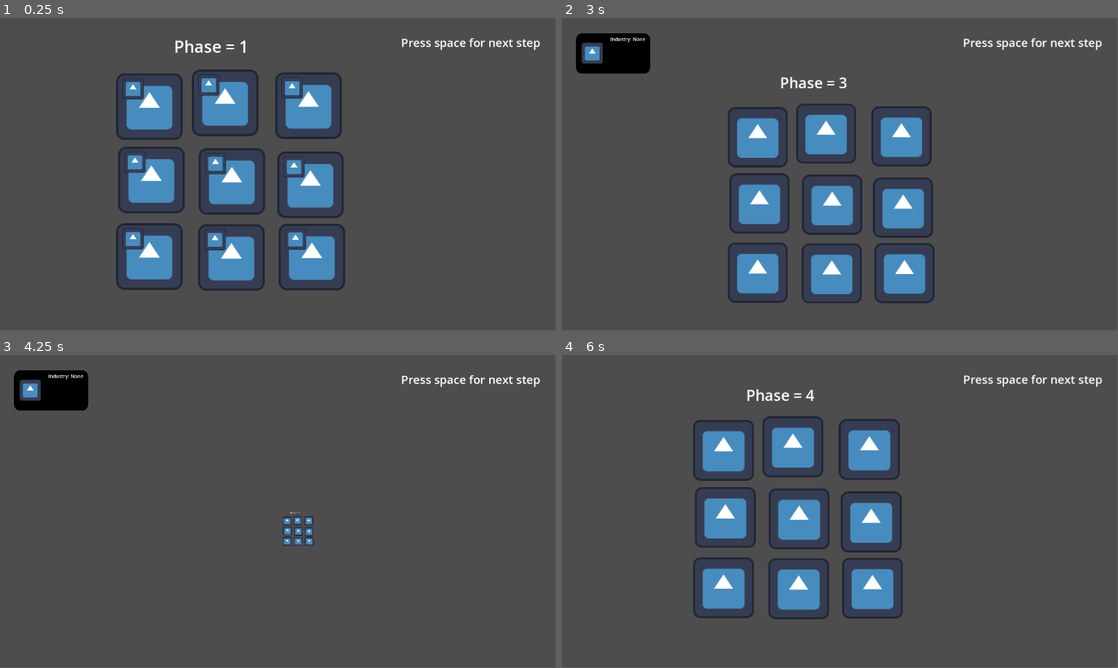
Above: before the commit, frames 1-4 (two rows, left to right).
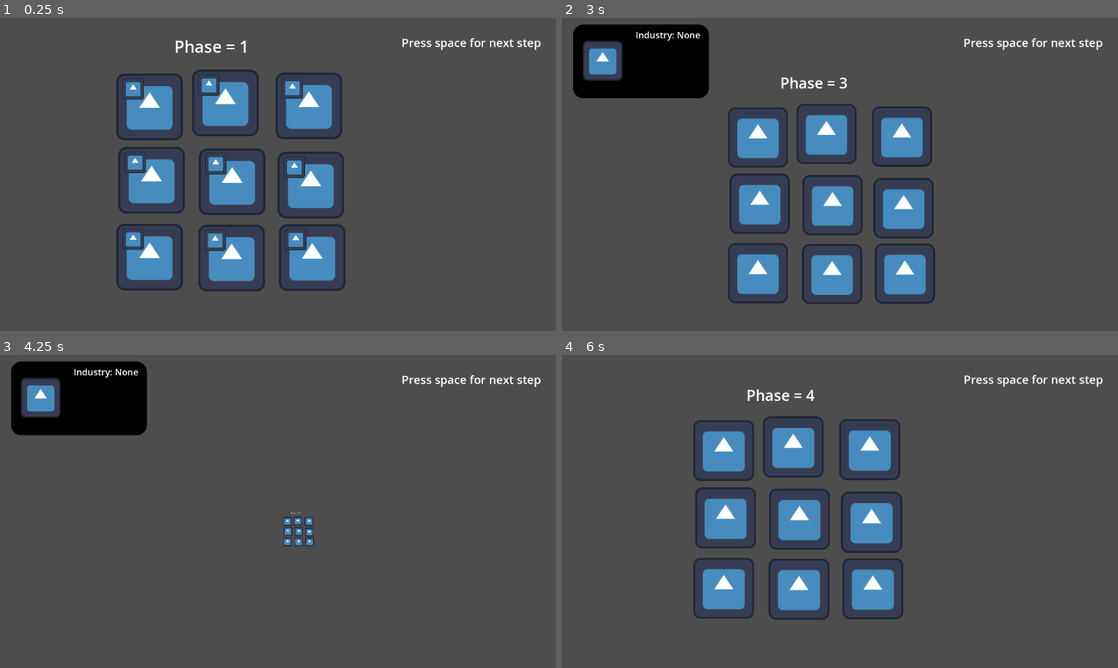
Above: after the commit, the same moments.

Repository: mccoogp/WeatherInc
Game: Godot game, scene res://world.tscn
The game is run twice, just before and just after one commit, with the same random seed, the same clock (stepped at 60 frames per second) and the same inputs. The engine's default icon, where the game draws it, is replaced by a stand-in: a white triangle on a blue panel in a dark square.
Inputs (mouse positions are in pixels of both pictures, inside the frame that each line leads up to):
- Up to frame 1 (0.25 s): no input
- Up to frame 2 (3 s): tap Space at 0.5, 0.77, 1.25, 1.52, 2, 2.75 s; move the mouse to (962, 158) at 0.52 s; click (962, 158) at 0.67 s; move the mouse to (728, 190) at 1.27 s; click (728, 190) at 1.42 s; move the mouse to (895, 105) at 2.02 s; click (895, 105) at 2.17 s; move the mouse to (812, 237) at 2.77 s; click (812, 237) at 2.92 s
- Up to frame 3 (4.25 s): tap Space at 3.02, 3.5, 3.77 s; move the mouse to (444, 558) at 3.52 s; click (444, 558) at 3.67 s
- Up to frame 4 (6 s): tap Space at 4.25, 4.52 s; move the mouse to (673, 464) at 4.27 s; click (673, 464) at 4.42 s; move the mouse to (867, 511) at 5.02 s; click (867, 511) at 5.17 s; move the mouse to (756, 433) at 5.77 s; click (756, 433) at 5.92 s
In our replay, the window is 799x449 before the commit and 800x450 after it. These sizes can differ from the game's own. Grey fills any space a smaller window leaves; there, only what the larger window draws over its background counts as a difference.

The runs differ from the first frame. In frame 1, 1.5% of the frame differs, in the area x 21-98%, y 6-88%; in frame 2, 6.3%, in the area x 2-98%, y 2-92%; in frame 3, 5.0%; in frame 4, 1.4%.

Commit message:
dynamic screen size

Diff:
--- /dev/null
+++ b/district_menu.gd
@@ -0,0 +1,3 @@
+extends Sprite2D
+
+var industry_clicked = false
--- /dev/null
+++ b/industry_menu_clicked.gd
@@ -0,0 +1,14 @@
+extends Sprite2D
+
+@export var menu: Node2D
+
+func _input(event):
+	if event is InputEventMouseButton:
+		if event.button_index == MOUSE_BUTTON_LEFT and event.pressed:
+			if is_pixel_opaque(get_local_mouse_position()):
+				menu.industry_clicked = true
+				print("working")
+	if event is InputEventMouseButton:
+		if event.button_index == MOUSE_BUTTON_LEFT and event.is_released():
+			if is_pixel_opaque(get_local_mouse_position()):
+				menu.industry_clicked = false
--- a/project.godot
+++ b/project.godot
@@ -14,3 +14,8 @@
 run/main_scene="res://world.tscn"
 config/features=PackedStringArray("4.3", "Forward Plus")
 config/icon="res://icon.svg"
+
+[display]
+
+window/stretch/mode="viewport"
+window/stretch/aspect="expand"
--- a/world.gd
+++ b/world.gd
@@ -69,9 +69,9 @@
 
 	if zoom == -1:
 		$DistrictMenu.visible = false
-		$DistrictMenu.position = $Camera2D.position + Vector2(-479, -234)/$Camera2D.zoom.x
-		$DistrictMenu.scale = Vector2(0.167,0.167)/$Camera2D.zoom.x
+		$DistrictMenu.position = $Camera2D.position + Vector2(-429, -204)/$Camera2D.zoom.x
+		$DistrictMenu.scale = Vector2(0.307,0.307)/$Camera2D.zoom.x
 	else:
 		$DistrictMenu.visible = true
-		$DistrictMenu.position = $Camera2D.position + Vector2(-479, -234)/$Camera2D.zoom.x
-		$DistrictMenu.scale = Vector2(0.167,0.167)/$Camera2D.zoom.x
+		$DistrictMenu.position = $Camera2D.position + Vector2(-429, -204)/$Camera2D.zoom.x
+		$DistrictMenu.scale = Vector2(0.307,0.307)/$Camera2D.zoom.x
--- a/world.tscn
+++ b/world.tscn
@@ -1,9 +1,11 @@
-[gd_scene load_steps=8 format=3 uid="uid://dgo4cwa032h0v"]
+[gd_scene load_steps=10 format=3 uid="uid://dgo4cwa032h0v"]
 
 [ext_resource type="Script" path="res://world.gd" id="1_3gon6"]
 [ext_resource type="PackedScene" uid="uid://cacfd62pudml6" path="res://district.tscn" id="2_41llr"]
 [ext_resource type="Texture2D" uid="uid://csgnvamjyfsfx" path="res://icon.svg" id="3_w2861"]
 [ext_resource type="Texture2D" uid="uid://ci40uw4qw76ht" path="res://Box.png" id="4_r5mvf"]
+[ext_resource type="Script" path="res://district_menu.gd" id="5_s2cnt"]
+[ext_resource type="Script" path="res://industry_menu_clicked.gd" id="6_ttn6t"]
 
 [sub_resource type="LabelSettings" id="LabelSettings_j4inj"]
 font_size = 24
@@ -21,7 +23,7 @@
 [node name="District" parent="." instance=ExtResource("2_41llr")]
 position = Vector2(83, 86)
 center = Vector2(180, 160)
-zoom = 4.0
+zoom = 2.5
 image = ExtResource("3_w2861")
 
 [node name="District2" parent="." instance=ExtResource("2_41llr")]
@@ -82,16 +84,19 @@
 position = Vector2(-49, 63)
 scale = Vector2(0.167396, 0.167396)
 texture = ExtResource("4_r5mvf")
+script = ExtResource("5_s2cnt")
 
-[node name="Industry" type="Sprite2D" parent="DistrictMenu"]
+[node name="Industry" type="Sprite2D" parent="DistrictMenu" node_paths=PackedStringArray("menu")]
 position = Vector2(-204.254, -102.127)
 scale = Vector2(2.09574, 2.09574)
 texture = ExtResource("3_w2861")
+script = ExtResource("6_ttn6t")
+menu = NodePath("..")
 
 [node name="Label" type="Label" parent="DistrictMenu/Industry"]
 anchors_preset = -1
-anchor_left = -0.00206733
-anchor_top = -0.00117993
+anchor_left = -1.68176
+anchor_top = -1.2043
 anchor_right = -1.68176
 anchor_bottom = -1.2043
 offset_left = -204.424
